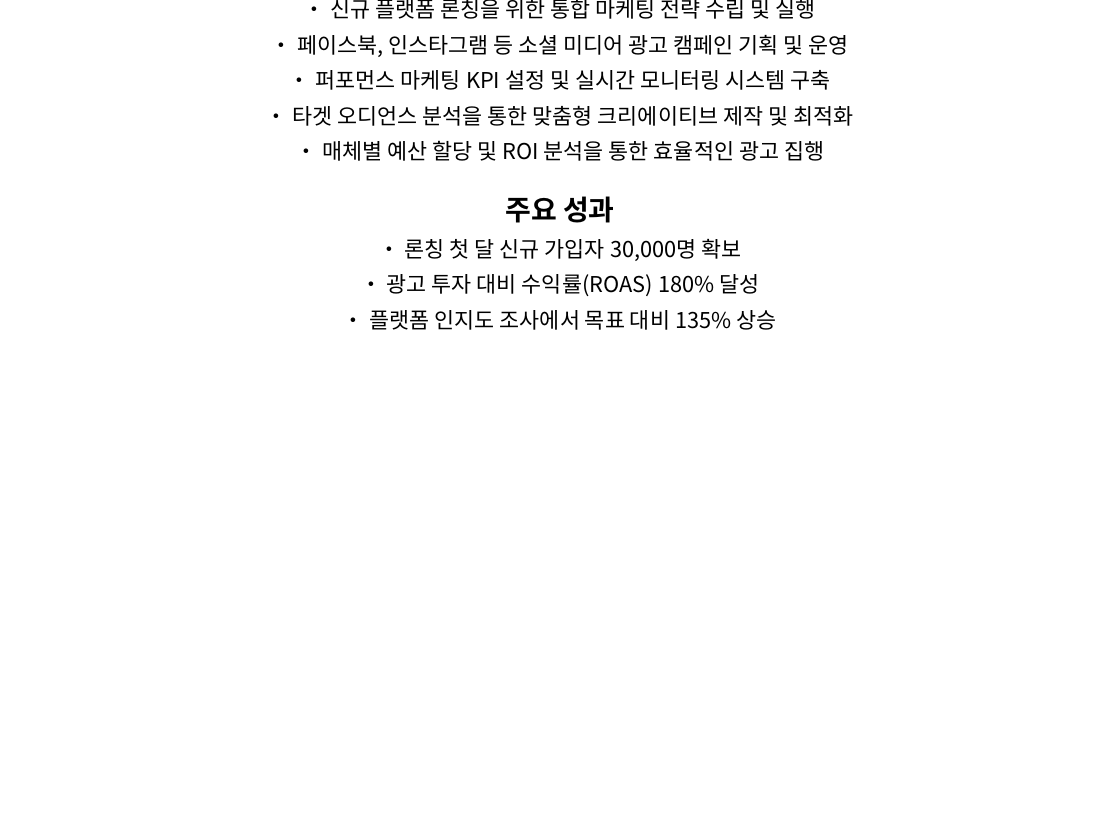
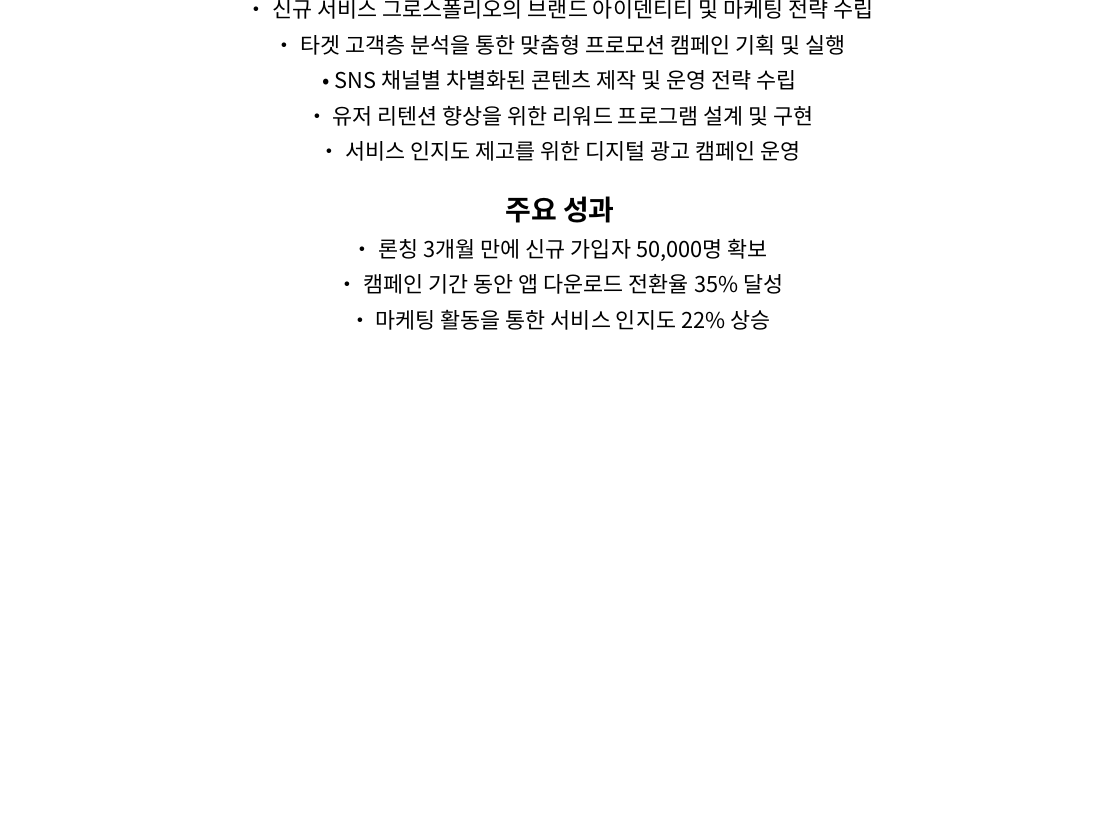
Before and after one commit to earningss793/GROWTHFOLIO2, a slide deck: slide 3 of output/portfolio.pptx. Drawn at 1120x840 pixels with LibreOffice and Linux fonts; fonts in the diff are those of the drawing. Boxes give left, top, right and bottom in pixels: in the first picture for what was removed or moved away, otherwise in the second. Text is boxed around its words. In the diff, an @@ line names an element or a change of style, - is before the commit and + after.

```diff
--- a/output/portfolio.pptx
+++ b/output/portfolio.pptx
@@ title at [272, 0, 873, 330]: text changed @@
-그로스폴리오 론칭 퍼포먼스캠페인
+그로스폴리오 론칭 캠페인
@@ title at [272, 0, 873, 161]: text changed @@
-• 신규 플랫폼 론칭을 위한 통합 마케팅 전략 수립 및 실행
-• 페이스북, 인스타그램 등 소셜 미디어 광고 캠페인 기획 및 운영
-• 퍼포먼스 마케팅 KPI 설정 및 실시간 모니터링 시스템 구축
-• 타겟 오디언스 분석을 통한 맞춤형 크리에이티브 제작 및 최적화
-• 매체별 예산 할당 및 ROI 분석을 통한 효율적인 광고 집행
+• 신규 서비스 그로스폴리오의 브랜드 아이덴티티 및 마케팅 전략 수립
+• 타겟 고객층 분석을 통한 맞춤형 프로모션 캠페인 기획 및 실행
+• SNS 채널별 차별화된 콘텐츠 제작 및 운영 전략 수립
+• 유저 리텐션 향상을 위한 리워드 프로그램 설계 및 구현
+• 서비스 인지도 제고를 위한 디지털 광고 캠페인 운영
@@ title at [363, 239, 783, 330]: text changed @@
-• 론칭 첫 달 신규 가입자 30,000명 확보
-• 광고 투자 대비 수익률(ROAS) 180% 달성
-• 플랫폼 인지도 조사에서 목표 대비 135% 상승
+• 론칭 3개월 만에 신규 가입자 50,000명 확보
+• 캠페인 기간 동안 앱 다운로드 전환율 35% 달성
+• 마케팅 활동을 통한 서비스 인지도 22% 상승
```
Also in this commit, not shown: 1 other slide changed.
